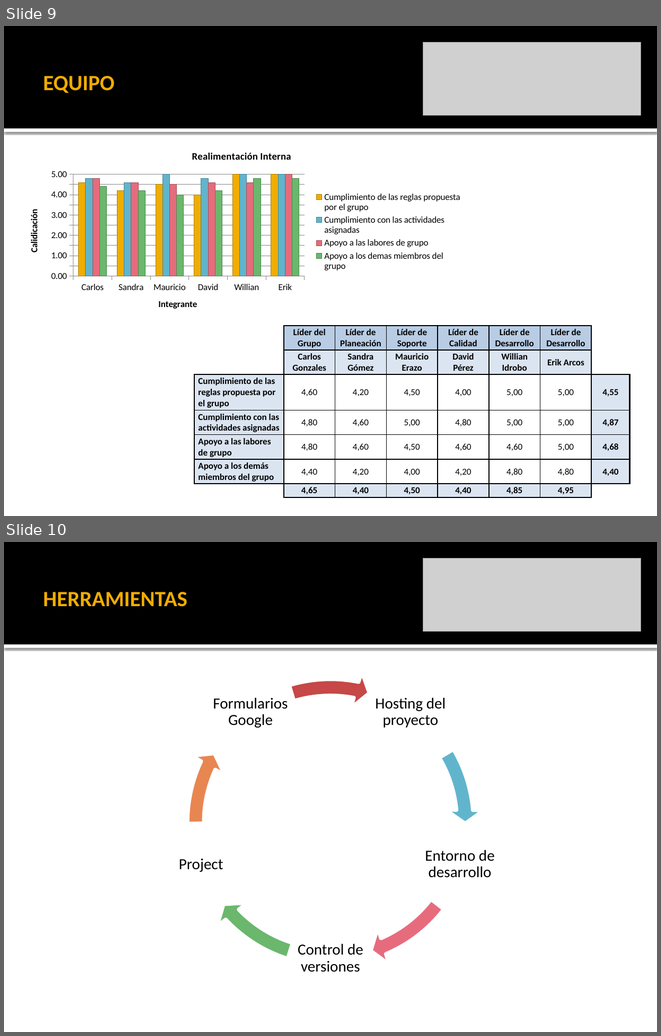
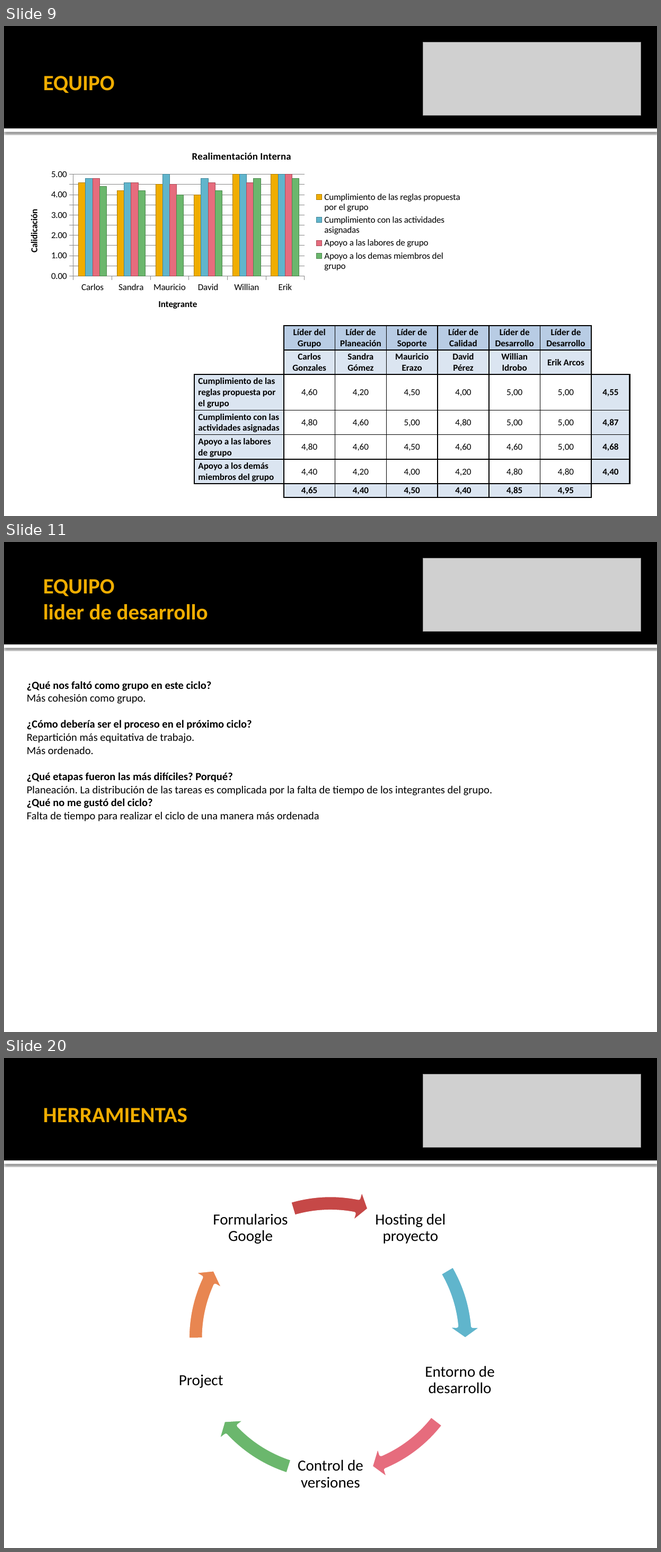
Before and after one commit to leseroth/ingenium-managment, a slide deck: CSOF5101 Ingeniera de Software/TSP/0323PostMortemTSPCiclo2.pptx. Shown one above the other, each under a label of ours: slides 9 and 10 before the commit, slides 9, 11 and 20 after it; the slides between them are not shown. The pictures are 661x1036 and 661x1552 pixels, drawn with LibreOffice and Linux fonts; fonts in the diff are those of the drawing; grey boxes stand for pictures. Boxes give left, top, right and bottom in pixels: in the first picture for what was removed or moved away, otherwise in the second. Text is boxed around its words. In the diff, an @@ line names an element or a change of style, - is before the commit and + after.

```diff
--- a/CSOF5101 Ingeniera de Software/TSP/0323PostMortemTSPCiclo2.pptx
+++ b/CSOF5101 Ingeniera de Software/TSP/0323PostMortemTSPCiclo2.pptx
@@ slide 11 added at (4, 542, 657, 1032), background #FFFFFF; not listed: 2 template elements that a slide beside it also shows @@
@@ picture added at (423, 558, 641, 632) @@
@@ title added at (43, 579, 208, 620), 24 pt, text #F0AD00, bold @@
+EQUIPO
+lider de desarrollo
@@ text added at (27, 681, 492, 821), 12 pt, text #000000 @@
+¿Qué nos faltó como grupo en este ciclo?
+Más cohesión como grupo.
+¿Cómo debería ser el proceso en el próximo ciclo?
+Repartición más equitativa de trabajo.
+Más ordenado.
+¿Qué etapas fueron las más difíciles? Porqué?
+Planeación. La distribución de las tareas es complicada por la falta de tiempo de los integrantes del grupo.
+¿Qué no me gustó del ciclo?
+Falta de tiempo para realizar el ciclo de una manera más ordenada
@@ what was slide 10 is now slide 20 @@
```
Also in this commit, not shown: 2 slides changed, 9 other slides added.
